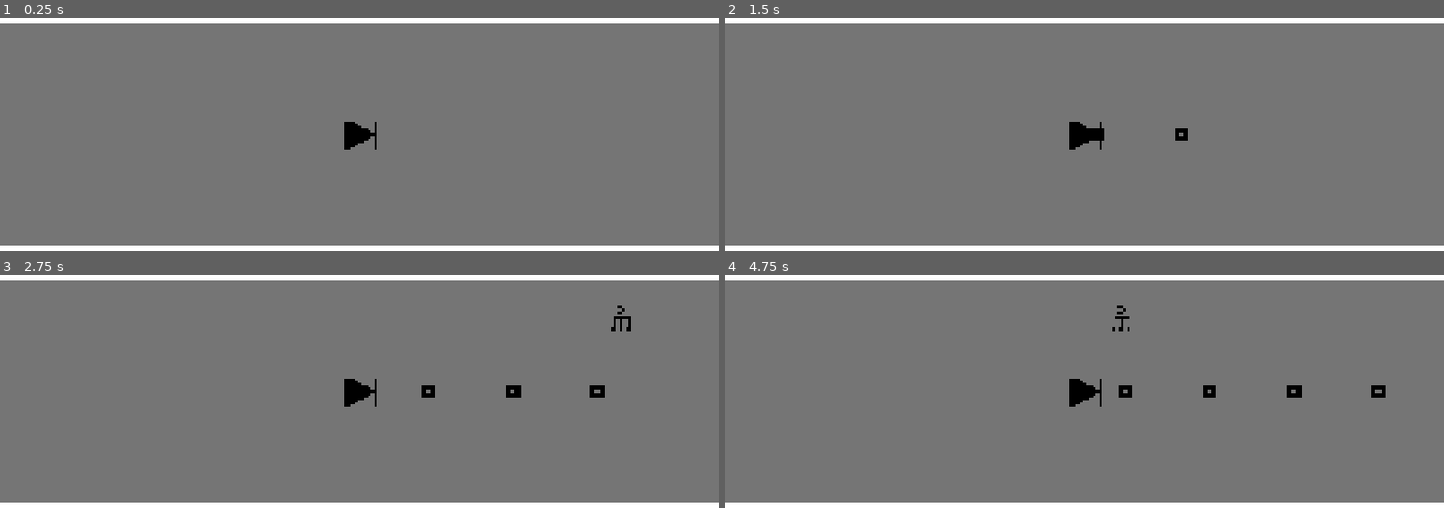
Above: before the commit, frames 1-4 (two rows, left to right).
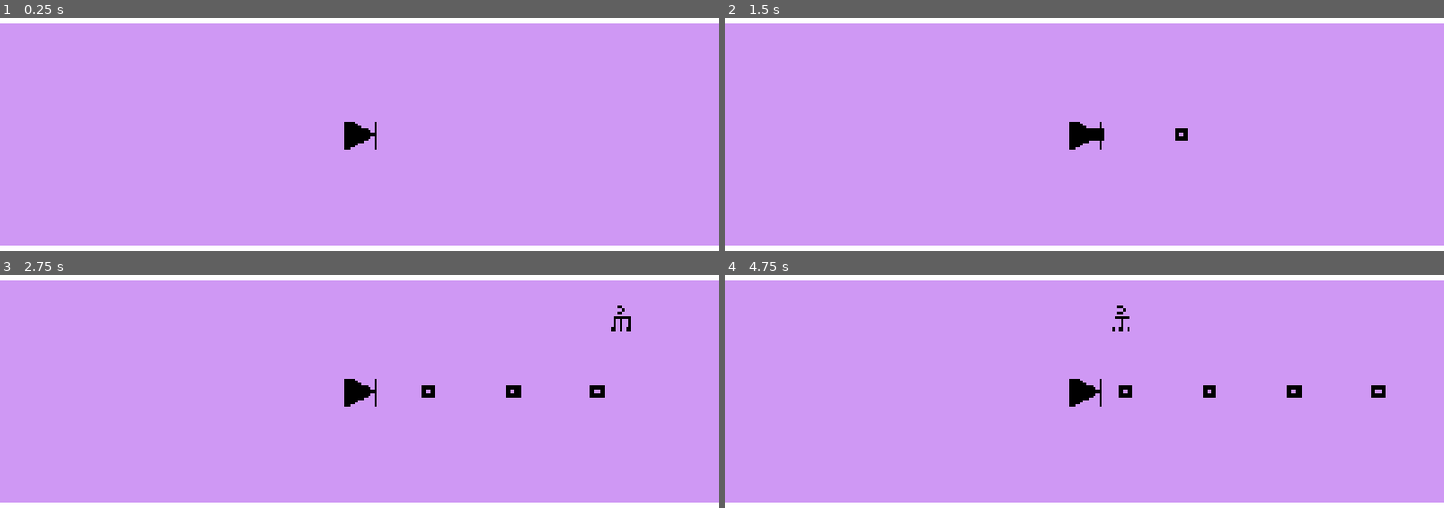
Above: after the commit, the same moments.

Repository: chorwat2137/haven-2026
Game: Godot game, scene res://scenes/main.tscn
The game is run twice, just before and just after one commit, with the same random seed, the same clock (stepped at 60 frames per second) and the same inputs. This scene is started directly instead of the project's main scene.
Inputs:
- Up to frame 1 (0.25 s): no input
- Up to frame 2 (1.5 s): tap Enter (ui_accept) at 0.5, 0.77 s; hold Right (ui_right) from 0.53 s (still down); tap Space (shoot) at 0.6, 1.35 s
- Up to frame 3 (2.75 s): tap Enter (ui_accept) at 1.52 s; release Right (ui_right) at 2.03 s; hold Left (ui_left) from 2.03 s (still down); tap Space (shoot) at 2.1 s
- Up to frame 4 (4.75 s): release Left (ui_left) at 2.78 s; hold Right (ui_right) 2.78-4.28 s; tap Space (shoot) at 2.85, 3.6, 4.35 s; tap Enter (ui_accept) at 3.02, 3.77, 4.52 s; hold Left (ui_left) from 4.28 s (still down)

The runs differ from the first frame. In frame 1, 95% of the frame differs, in the area x 0-100%, y 2-98%; in frame 2, 95%; in frame 3, 95%; in frame 4, 95%.

Commit message:
Automatic sync

Diff:
--- a/scenes/main.tscn
+++ b/scenes/main.tscn
@@ -14,6 +14,6 @@
 offset_top = 240.0
 offset_right = 2650.0
 offset_bottom = 840.0
-color = Color(0.46, 0.46, 0.46, 1)
+color = Color(0.6956399, 0.3441, 0.93, 0.6156863)
 
 [node name="Player" parent="." unique_id=2121710803 instance=ExtResource("1_o5qli")]
